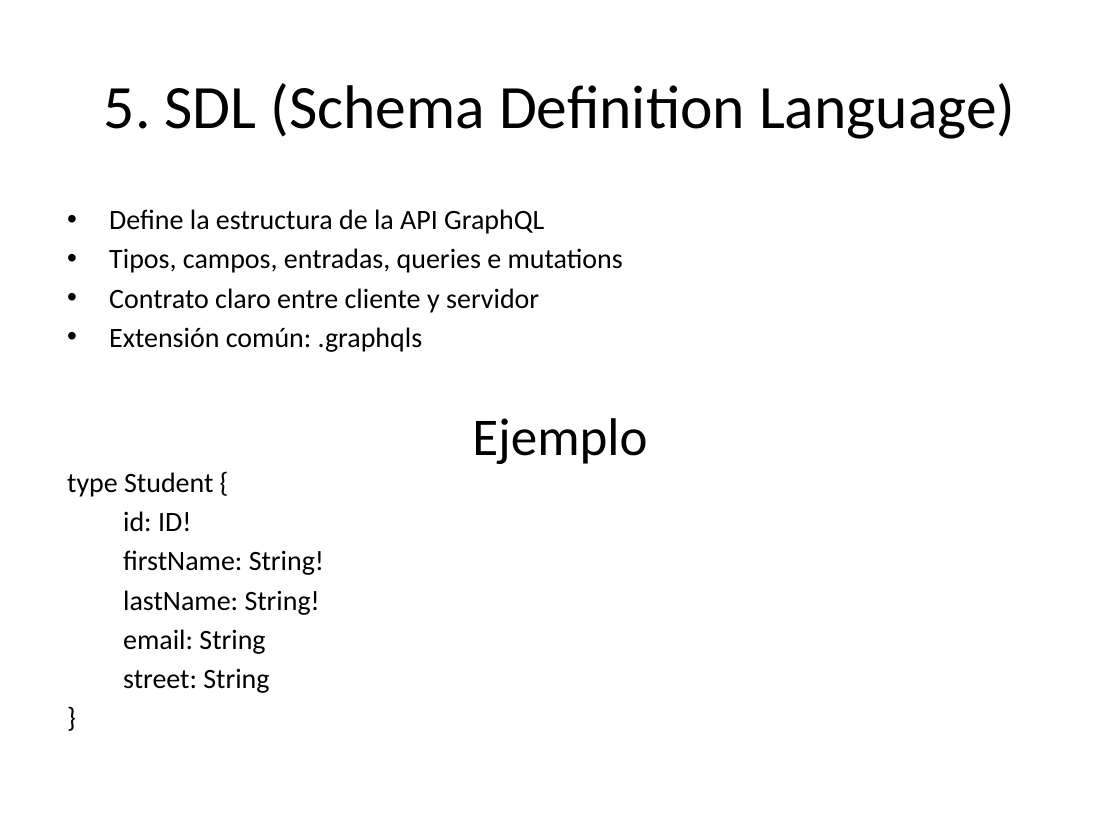
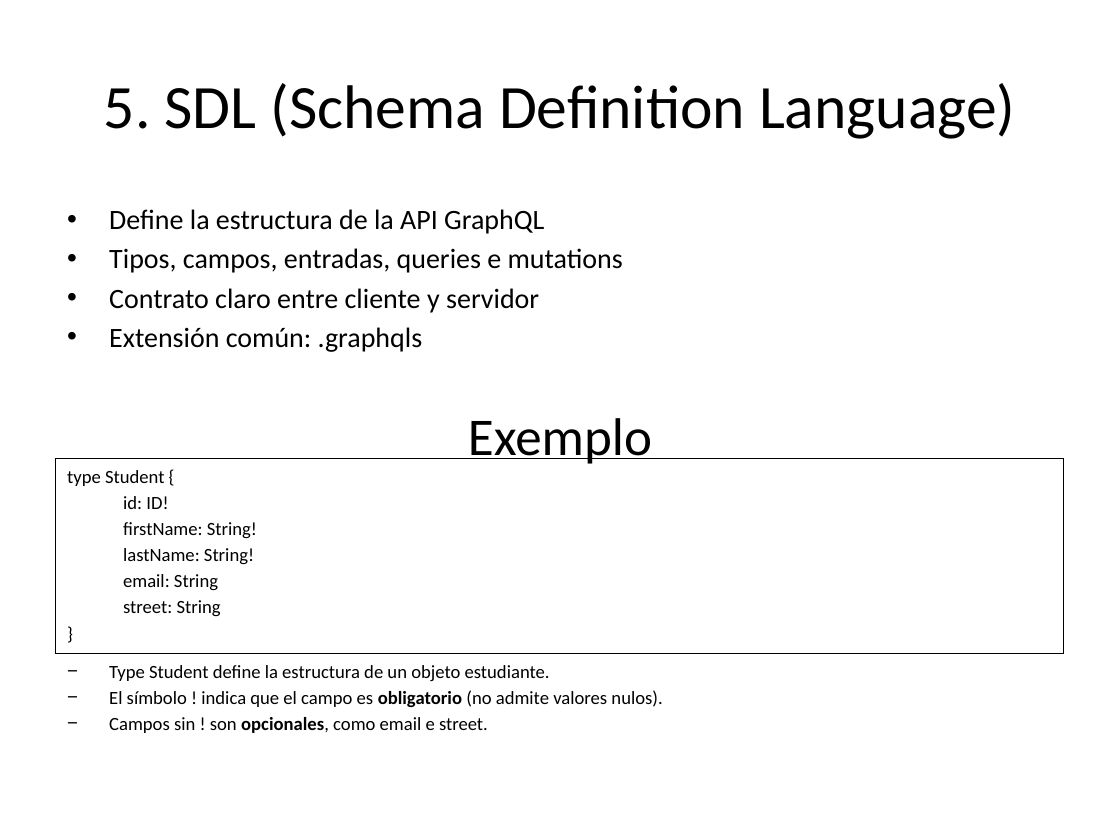
Before and after one commit to pedrobvferreira/graphql, a slide deck: slide 9 of presentation_es.pptx (slide 7 before the commit). Drawn at 1120x840 pixels with LibreOffice and Linux fonts; fonts in the diff are those of the drawing. Boxes give left, top, right and bottom in pixels: in the first picture for what was removed or moved away, otherwise in the second. Text is boxed around its words. In the diff, an @@ line names an element or a change of style, - is before the commit and + after.

```diff
--- a/presentation_es.pptx
+++ b/presentation_es.pptx
@@ text at [468,418,652,464]: text changed @@
-Ejemplo
+Exemplo
@@ rectangle "type Student {": place and size @@
-rectangle "type Student {" at [67,472,324,693]
+rectangle "type Student {" at [56,459,1064,654]
@@ rectangle "type Student {" at [56,459,1064,654]: size 18 to 12 pt; less space between paragraphs; outline none to #000000 0.75 pt @@
@@ text added at [109,665,662,733], 12 pt, text #000000 @@
+− Type Student define la estructura de un objeto estudiante.
+− El símbolo ! indica que el campo es obligatorio (no admite valores nulos).
+− Campos sin ! son opcionales, como email e street.
```
Also in this commit, not shown: 6 other slides changed, 2 slides added, 1 other file.
